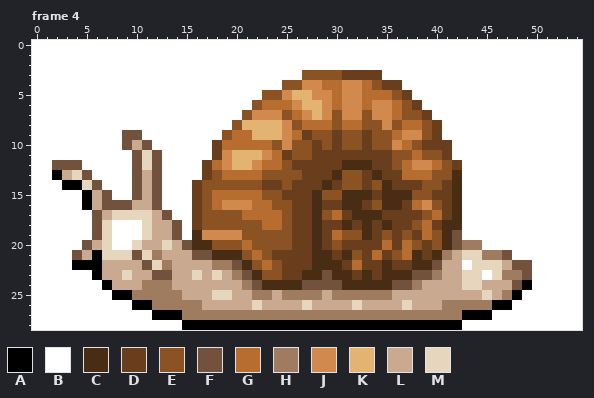
Two versions of one animated GIF sprite, images/Walkabout/Sprites/snailside.gif. The picture above was drawn from the file before the commit.
The file is 55x29 pixels, 8 frames. Colours within 5 levels of each other are drawn and written as one. Shown: frame 4. The commit also changed other frames, which this record leaves out.
Palette (. is transparent): A #000000  B #ffffff  C #482c13  D #683e1c  E #8b5223  F #72523d  G #b86d30  H #9f7b60  J #d1894e  K #e3b372  L #caa991  M #e6d6bd
New version:
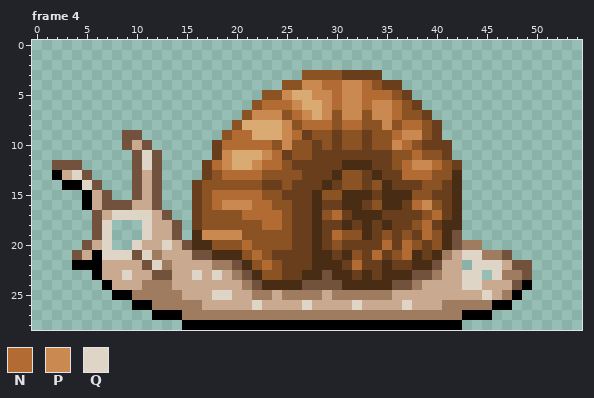
Colours new in this view: N #b26c33  P #cb8952  Q #dfd5c6
Difference:
colour K: #e3b372 -> #daaa73
Frame 4:
y 0..2: x 0..54 BBBBBBBBBBBBBBBBBBBBBBBBBBBBBBBBBBBBBBBBBBBBBBBBBBBBBBB -> .......................................................
y 3: x 0..26 BBBBBBBBBBBBBBBBBBBBBBBBBBB -> ...........................; x 35..54 BBBBBBBBBBBBBBBBBBBB -> ....................
y 4: x 0..24 BBBBBBBBBBBBBBBBBBBBBBBBB -> .........................; x 27..33 JJGGJJG -> PPNNPPN; x 37..54 BBBBBBBBBBBBBBBBBB -> ..................
y 5: x 0..22 BBBBBBBBBBBBBBBBBBBBBBB -> .......................; x 25 J -> P; x 28..35 JJGJJGGG -> PPNPPNNN; x 38..54 BBBBBBBBBBBBBBBBB -> .................
y 6: x 0..21 BBBBBBBBBBBBBBBBBBBBBB -> ......................; x 23..26 GGGJ -> NNNP; x 29..36 JGJJGJJG -> PNPPNPPN; x 39..54 BBBBBBBBBBBBBBBB -> ................
y 7: x 0..20 BBBBBBBBBBBBBBBBBBBBB -> .....................; x 22..24 JJJ -> PPP; x 26..27 GJ -> NP; x 29 J -> P; x 31..32 JJ -> PP; x 34..36 JJG -> PPN; x 40..54 BBBBBBBBBBBBBBB -> ...............
y 8: x 0..19 BBBBBBBBBBBBBBBBBBBB -> ....................; x 25 J -> P; x 27..29 GGG -> NNN; x 31..32 GG -> NN; x 35 J -> P; x 37..38 GG -> NN; x 41..54 BBBBBBBBBBBBBB -> ..............
y 9: x 0..8 BBBBBBBBB -> .........; x 11..18 BBBBBBBB -> ........; x 20..21 GG -> NN; x 25..26 JG -> PN; x 36..38 GJJ -> NPP; x 41..54 BBBBBBBBBBBBBB -> ..............
y 10: x 0..8 BBBBBBBBB -> .........; x 12..17 BBBBBB -> ......; x 19..23 GGGGG -> NNNNN; x 25 J -> P; x 36..37 JG -> PN; x 42..54 BBBBBBBBBBBBB -> .............
y 11: x 0..9 BBBBBBBBBB -> ..........; x 11 M -> Q; x 13..17 BBBBB -> .....; x 19 J -> P; x 23..24 JG -> PN; x 38 G -> N; x 42..54 BBBBBBBBBBBBB -> .............
y 12: x 0..1 BB -> ..; x 5..9 BBBBB -> .....; x 11 M -> Q; x 13..16 BBBB -> ....; x 18..19 GJ -> NP; x 22..24 JGG -> PNN; x 37..40 GJJG -> NPPN; x 43..54 BBBBBBBBBBBB -> ............
y 13: x 0..1 BB -> ..; x 4 M -> Q; x 6..9 BBBB -> ....; x 13..16 BBBB -> ....; x 19..22 GGGG -> NNNN; x 37..39 GGG -> NNN; x 43..54 BBBBBBBBBBBB -> ............
y 14: x 0..2 BBB -> ...; x 5 M -> Q; x 7..9 BBB -> ...; x 13..15 BBB -> ...; x 43..54 BBBBBBBBBBBB -> ............
y 15: x 0..4 BBBBB -> .....; x 8..9 BB -> ..; x 13..15 BBB -> ...; x 18..22 GGGGG -> NNNNN; x 43..54 BBBBBBBBBBBB -> ............
y 16: x 0..4 BBBBB -> .....; x 13..15 BBB -> ...; x 18..23 GJJJGG -> NPPPNN; x 38..39 GJ -> NP; x 43..54 BBBBBBBBBBBB -> ............
y 17: x 0..5 BBBBBB -> ......; x 8..11 MMMM -> QQQQ; x 14..15 BB -> ..; x 21..24 GGGG -> NNNN; x 30 G -> N; x 40 G -> N; x 43..54 BBBBBBBBBBBB -> ............
y 18: x 0..5 BBBBBB -> ......; x 7..11 MBBBM -> Q...Q; x 15 B -> .; x 23..24 GG -> NN; x 39 G -> N; x 43..54 BBBBBBBBBBBB -> ............
y 19: x 0..5 BBBBBB -> ......; x 7..11 MBBBM -> Q...Q; x 15 B -> .; x 17..20 JJJJ -> PPPP; x 30 G -> N; x 39 G -> N; x 43..54 BBBBBBBBBBBB -> ............
y 20: x 0..4 BBBBB -> .....; x 7..10 MBBM -> Q..Q; x 13 M -> Q; x 21 G -> N; x 35 G -> N; x 37 G -> N; x 45..54 BBBBBBBBBB -> ..........
y 21: x 0..3 BBBB -> ....; x 7..9 MMM -> QQQ; x 11 M -> Q; x 22 G -> N; x 34 G -> N; x 37 G -> N; x 43..44 MM -> QQ; x 48..54 BBBBBBB -> .......
y 22: x 0..3 BBBB -> ....; x 12 M -> Q; x 23 G -> N; x 32 G -> N; x 43..46 BMMM -> .QQQ; x 50..54 BBBBB -> .....
y 23: x 0..5 BBBBBB -> ......; x 9 M -> Q; x 16 M -> Q; x 18 M -> Q; x 43..46 MMBM -> QQ.Q; x 50..54 BBBBB -> .....
y 24: x 0..6 BBBBBBB -> .......; x 43..44 MM -> QQ; x 50..54 BBBBB -> .....
y 25: x 0..7 BBBBBBBB -> ........; x 18..19 MM -> QQ; x 45 M -> Q; x 49..54 BBBBBB -> ......
y 26: x 0..9 BBBBBBBBBB -> ..........; x 22 M -> Q; x 27 M -> Q; x 32 M -> Q; x 37 M -> Q; x 48..54 BBBBBBB -> .......
y 27: x 0..11 BBBBBBBBBBBB -> ............; x 46..54 BBBBBBBBB -> .........
y 28: x 0..14 BBBBBBBBBBBBBBB -> ...............; x 43..54 BBBBBBBBBBBB -> ............
Pixel boxes of the changes (left, top, right, bottom) in both pictures:
changed: (32, 40, 582, 330)
